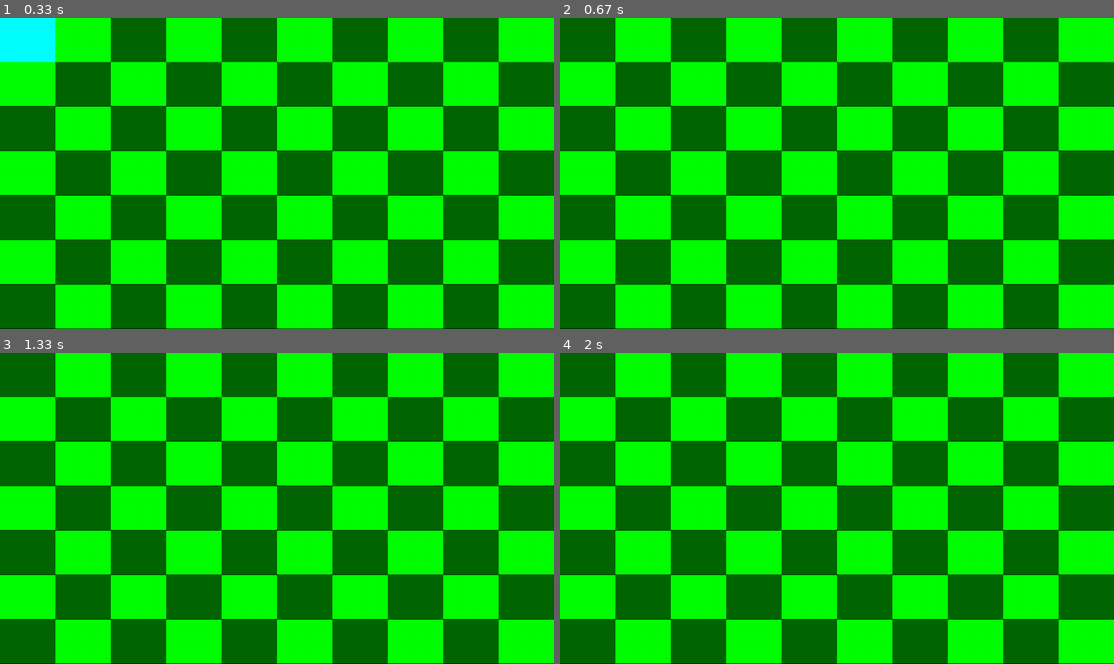
Above: before the commit, frames 1-4 (two rows, left to right).
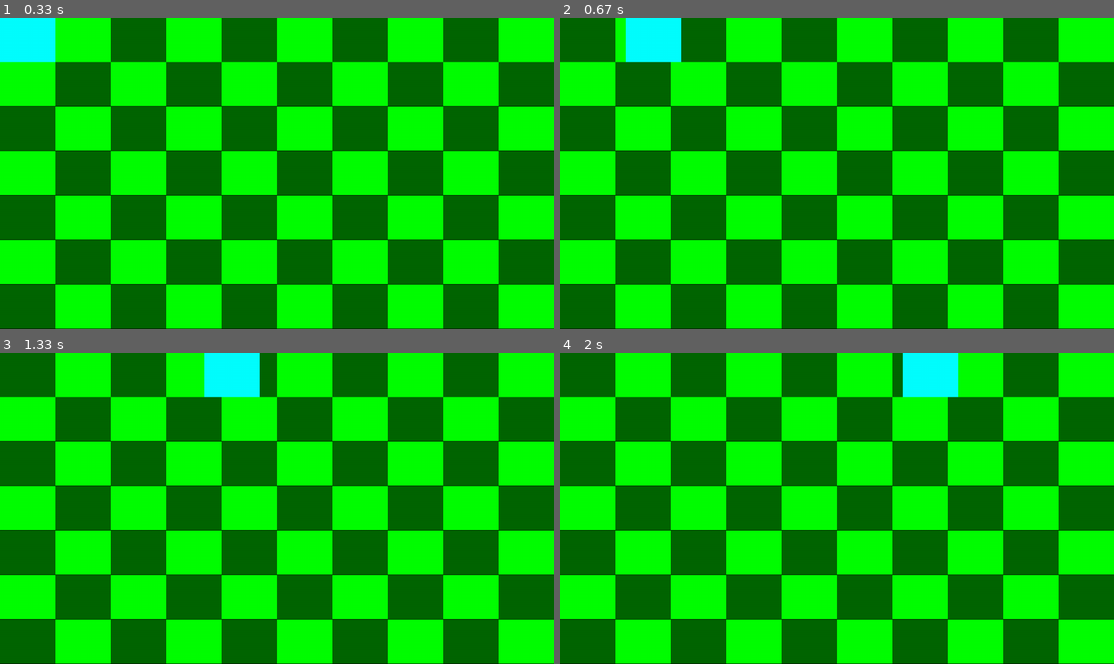
Above: after the commit, the same moments.

Repository: aphTu/Snake-Pygame
Game: pygame game, started from main.py
Two runs of this game, one before a commit and one after it. Both use one fixed random seed, a clock stepped at 60 frames per second and the inputs below.
Inputs:
- Up to frame 1 (0.33 s): no input
- Up to frame 2 (0.67 s): hold Right from 0.33 s (still down)
- Up to frame 3 (1.33 s): release Right at 0.8 s
- Up to frame 4 (2 s): no input

Frame 1 is identical in both runs. In frame 2, 1.4% of the frame differs, in the area x 11-22%, y 0-15%; in frame 3, 1.4%; in frame 4, 1.4%.

Commit message:
Changed snake.py, board.py, and main.py
Added a new function in snake.py to get the position of snake, added new function in board.py to see if that position is valid, and this all to make sure the snake movement is correct in main.py

Diff:
--- a/board.py
+++ b/board.py
@@ -1,5 +1,6 @@
 ## playing board the snake
 import pygame
+import math
 class Board():
   def __init__(self, width, length):
     self.width = width
@@ -27,7 +28,24 @@
         # print(screenLength/self.length)
         # print(f"Drawing at {screenLength/self.length * i, screenWidth/self.width * j}")
         pygame.draw.rect(screen,color,pygame.Rect(screenLength/self.length * i, screenWidth/self.width * j, screenLength/self.length, screenWidth/self.width))
-
+  # is the snake head currently in a valid square or not
+  def validPosition(self, x, y, screenLength, screenWidth):
+    actual_x = x/(screenLength/self.length)
+    actual_y = y/(screenWidth/self.width)
+    print(f"acutal_x:{actual_x}")
+    print(f"actual_y: {actual_y}")
+    # print(f"actual_x -0.3: {(actual_x-0.3).is_integer()}")
+    # print(f"actual_x +0.3: {(actual_x+0.3).is_integer()}")
+    # print(f"actual_y -0.3: {(actual_y-0.3).is_integer()}")
+    # print(f"actual_y +0.3: {(actual_y+0.3).is_integer()}")
+    upper_x = math.ceil(actual_x) - 0.4
+    lower_x = math.floor(actual_x) + 0.4
+    upper_y = math.ceil(actual_y) -0.4
+    lower_y = math.floor(actual_y) + 0.4
+    print(upper_x, lower_x, upper_y, lower_y)
+    if (actual_x <= upper_x and actual_x >= lower_x) and (lower_y <= actual_y <= upper_y):
+      return True
+    return False
 
 
 
--- a/main.py
+++ b/main.py
@@ -6,20 +6,21 @@
 screen = pygame.display.set_mode((0,0), pygame.RESIZABLE)
 window = Window.from_display_module()
 window.maximize()
-SCREEN_HEIGHT, SCREEN_WIDTH = pygame.display.get_window_size()
-print(SCREEN_HEIGHT, SCREEN_WIDTH)
+SCREEN_LENGTH, SCREEN_WIDTH = pygame.display.get_window_size()
+print(SCREEN_LENGTH, SCREEN_WIDTH)
 
-snake_size = (SCREEN_HEIGHT/10, SCREEN_WIDTH/7)
+snake_size = (SCREEN_LENGTH/10, SCREEN_WIDTH/7)
 print(f"Snake size aka divded space {snake_size[0], snake_size[1]}")
 snake = Snake((0,255,255),pygame.Rect((0, 0, snake_size[0], snake_size[1])))
 
 board = Board(7, 10)
 clock = pygame.time.Clock()
 run = True
+allow_input = True
 while run:
   dt = clock.tick(60)/1000
   screen.fill((0,0,0))
-  board.initBoard(SCREEN_WIDTH, SCREEN_HEIGHT, screen)
+  board.initBoard(SCREEN_WIDTH, SCREEN_LENGTH, screen)
   pygame.draw.rect(screen, snake.color, snake.appearance)
   key = pygame.key.get_pressed()
   # if key.__contains__(True):
@@ -29,24 +30,32 @@
     if(event.type == pygame.QUIT):
       run = False
     elif event.type == pygame.KEYDOWN:
-      print(event.key)
-      snake.updateDirection(event.key)
+      if allow_input:
+        snake.updateDirection(event.key)
+        allow_input = False
   if key[pygame.K_ESCAPE]:
     run = False
+  curr_pos = snake.getPosition()
+  # print(f"{curr_pos[1]/(SCREEN_WIDTH/7)} and {curr_pos[0]/(SCREEN_LENGTH/10)}")
+  if(board.validPosition(curr_pos[0],curr_pos[1], SCREEN_LENGTH, SCREEN_WIDTH)):
+    # print(f"gotta be true right, {curr_pos[0], curr_pos[1]}")
+    allow_input = True
   match(snake.direction):
     case 'l':
+      # print(curr_pos)
+      snake.appearance.move_ip(-snake_size[0] * 4 * dt , 0)
+    case 'r':
+      # print(curr_pos)
 
-      snake.appearance.move_ip(-snake_size[0], 0)
-      # pygame.time.delay(150)
-    case 'r':
-      snake.appearance.move_ip(snake_size[0],0)
-      # pygame.time.delay(150)
+      snake.appearance.move_ip(snake_size[0] * dt * 4 ,0)
     case 'u':
-      snake.appearance.move_ip(0, -snake_size[1])
-      # pygame.time.delay(150)
+      # print(curr_pos)
+
+      snake.appearance.move_ip(0, -snake_size[1] * dt * 4)
     case 'd':
-      snake.appearance.move_ip(0, snake_size[1])
-      # pygame.time.delay(150)
+      # print(curr_pos)
+
+      snake.appearance.move_ip(0, snake_size[1] * dt * 4)
     case _:
       pass
   pygame.display.update()
--- a/snake.py
+++ b/snake.py
@@ -31,3 +31,5 @@
         self.direction = 'r'
   def updateLength(self):
     self.length+=1
+  def getPosition(self):
+    return (self.appearance.x, self.appearance.y)
